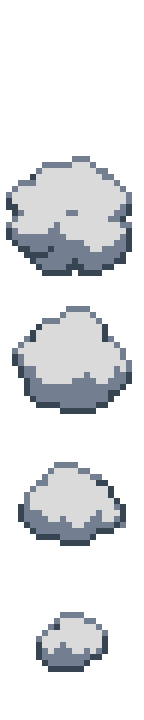
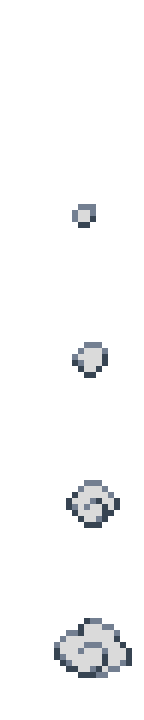
Two versions of the same layered image (144x720). Layer-by-layer changes:
renamed "Layer 0" to "Layer 4", painted on it over [6, 156, 132, 276]
added layer "Layer 3" above "Layer 2" over [72, 342, 108, 378]
renamed "Layer 3" to "Layer 2", blend screen → normal, moved it above "Layer 1", painted on it over [36, 480, 120, 672]
renamed "Layer 2" to "Layer 1", moved it above "farm-blue", painted on it over [18, 462, 132, 678]
renamed "Layer 1" to "farm-blue", hid it, painted on it over [6, 156, 132, 414]
